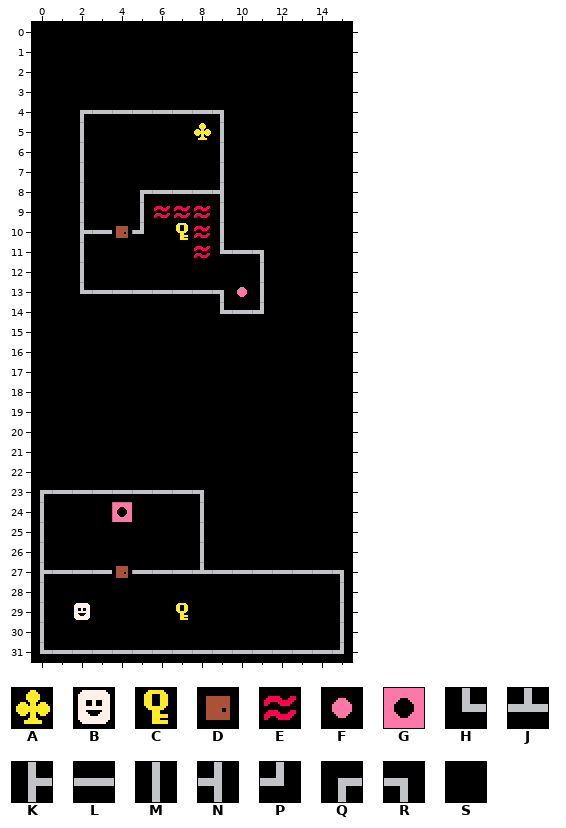
Level history. Tiled map: Tiled data/Maps/3.tmx. Above is the file before it was changed.
Cells are 20x20 px. Shown: x 0..15, y 0..31.
Key: from "Tileset": A 3, B 4, C 5, D 6, E 8, F 10, G 11, H 18, J 19, K 21, L 22, M 24, N 25, P 26, Q 27, R 28, S 29.
_ is an empty cell.
Layer "Warstwa Kafelków 1" before, first column x 0:
 0 SSSSSSSSSSSSSSSS
 1 SSSSSSSSSSSSSSSS
 2 SSSSSSSSSSSSSSSS
 3 SSSSSSSSSSSSSSSS
 4 SSQLLLLLLRSSSSSS
 5 SSMSSSSSAMSSSSSS
 6 SSMSSSSSSMSSSSSS
 7 SSMSSSSSSMSSSSSS
 8 SSMSSQLLLNSSSSSS
 9 SSMSSMEEEMSSSSSS
10 SSKLDPSCEMSSSSSS
11 SSMSSSSSEHLRSSSS
12 SSMSSSSSSSSMSSSS
13 SSHLLLLLLRFMSSSS
14 SSSSSSSSSHLPSSSS
15 SSSSSSSSSSSSSSSS
16 SSSSSSSSSSSSSSSS
17 SSSSSSSSSSSSSSSS
18 SSSSSSSSSSSSSSSS
19 SSSSSSSSSSSSSSSS
20 SSSSSSSSSSSSSSSS
21 SSSSSSSSSSSSSSSS
22 SSSSSSSSSSSSSSSS
23 QLLLLLLLRSSSSSSS
24 MSSSGSSSMSSSSSSS
25 MSSSSSSSMSSSSSSS
26 MSSSSSSSMSSSSSSS
27 KLLLDLLLJLLLLLLR
28 MSSSSSSSSSSSSSSM
29 MSBSSSSCSSSSSSSM
30 MSSSSSSSSSSSSSSM
31 HLLLLLLLLLLLLLLP
And afterwards:
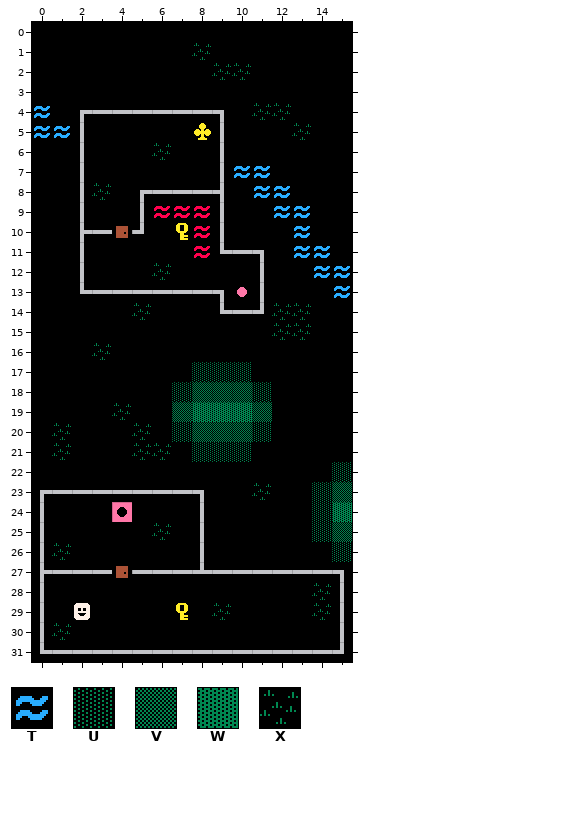
Further tiles: from "Tileset": T 9, U 12, V 13, W 14, X 17.
Changes in this commit:
Changed rows in their new state; . is an unchanged cell.
Layer "Warstwa Kafelków 1":
first column x 0:
 1 ........X.......
 2 .........XX.....
 4 T..........XX...
 5 TT...........X..
 6 ......X.........
 7 ..........TT....
 8 ...X.......TT...
 9 ............TT..
10 .............T..
11 .............TT.
12 ......X.......TT
13 ...............T
14 .....X......XX..
15 ............XX..
16 ...X............
17 ........UUU.....
18 .......UVVVU....
19 ....X..VWWWV....
20 .X...X.UVVVU....
21 .X...XX.UUU.....
22 ...............U
23 ...........X..UV
24 ..............UW
25 ......X.......UV
26 .X.............U
28 ..............X.
29 .........X....X.
30 .X..............
